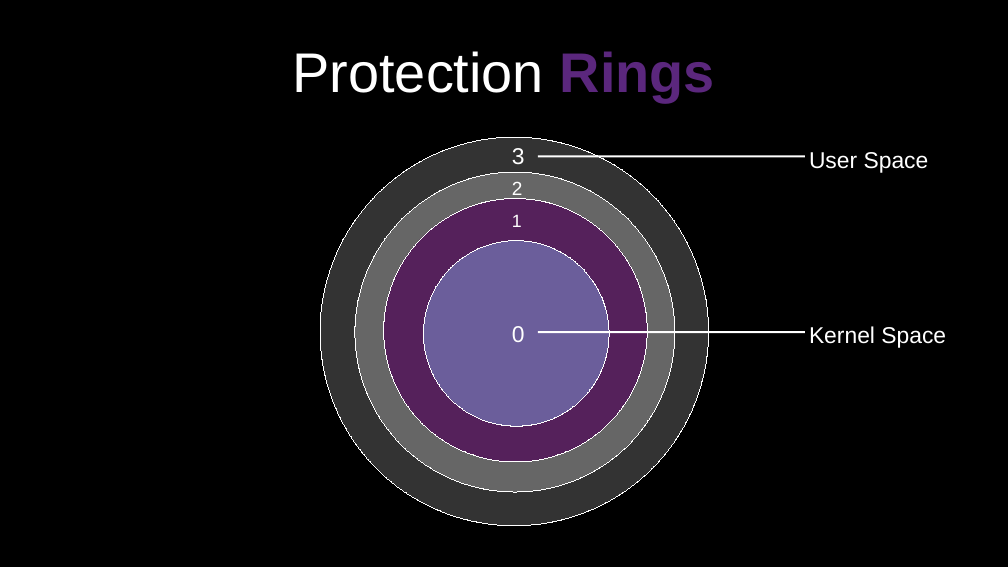
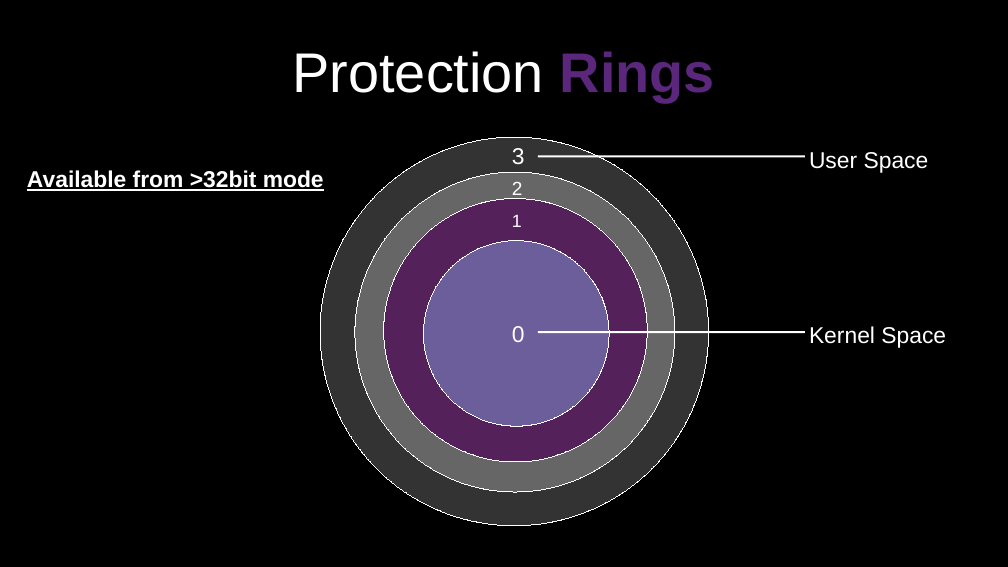
Before and after one commit to 0x0000z3r0/bios, a slide deck: slide 4 of docs/paper/bios.odp (slide 3 before the commit). Drawn at 1008x567 pixels with LibreOffice and Linux fonts; fonts in the diff are those of the drawing. Boxes give left, top, right and bottom in pixels: in the first picture for what was removed or moved away, otherwise in the second. Text is boxed around its words. In the diff, an @@ line names an element or a change of style, - is before the commit and + after.

```diff
--- a/docs/paper/bios.odp
+++ b/docs/paper/bios.odp
@@ text added at bbox=[27, 170, 324, 191], 18 pt, text #FFFFFF, bold, underline @@
+Available from >32bit mode
```
Also in this commit, not shown: 6 other slides changed, 1 slide added, 1 other file.
